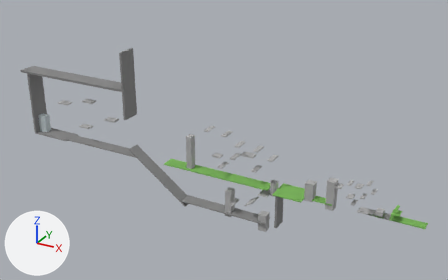
The OBJ model teamD/data/stage/stage.obj, before and after one commit.
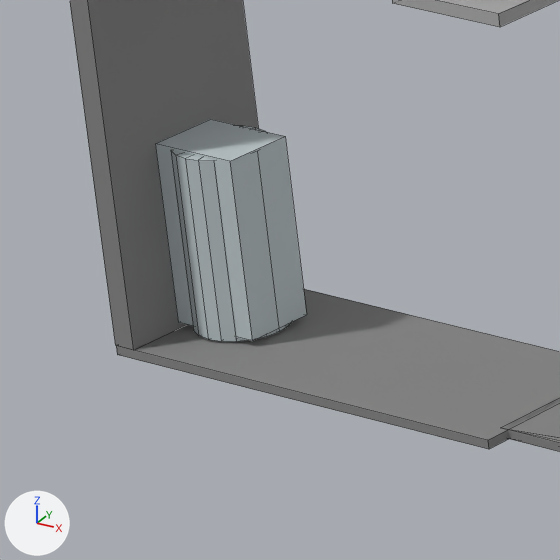
Each version is shown whole from a 50 mm camera at (1691.0, -10150.0, 5869.0) aimed at (-4030.0, 252.0, 668.0), then close up on the part from 6% to 16% of the width and 37% to 54% of the height. Arrows for +X, +Y and +Z are at lower left; the lights stay in place. The close-ups show mesh edges as thin lines. Where no turn or scale is listed for an object, it has been applied to the vertices. Vertices at the same position are counted once.

The older version as bpy lines, for what is in view:
```python
me_stage = bpy.data.meshes.new('stage')
me_stage.from_pydata(...)  # 756 vertices, 696 faces; spans x -9210.0..250.0, y -267.0..267.0, z -1028.0..2348.0
# faces by material slot: [60, 492, 78, 66]
me_stage.materials.append(mat_mat1)  # green #78b457
me_stage.materials.append(mat_mat2)  # grey #afafaf
me_stage.materials.append(mat_mat3)  # grey #878787
me_stage.materials.append(mat_mat4)  # light grey #c2cdd0
ob_stage = bpy.data.objects.new('stage', me_stage)
ob_stage.location = (0.0, 0.0, 0.0)
```
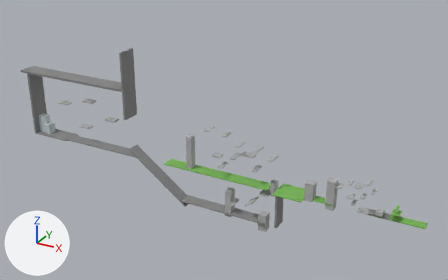
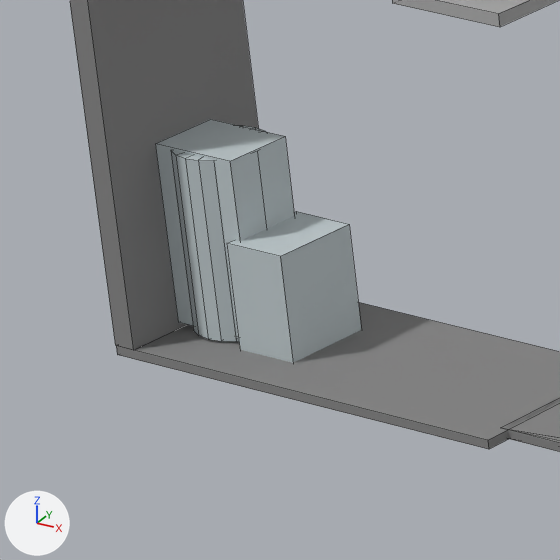
Changed parts and their boxes [x1, y1, x2, y2] in the close-ups (560 x 560 px):
part 1 of me_stage, added
    after: [227, 211, 361, 363]

The change, as a diff of the scene's bpy script:
```diff
--- a/teamD/data/stage/stage.obj.py
+++ b/teamD/data/stage/stage.obj.py
@@ me_stage @@
 me_stage.from_pydata(...)  # 756 vertices, 696 faces; spans x -9210.0..250.0, y -267.0..267.0, z -1028.0..2348.0
 # used by ob_stage; location = (0.0, 0.0, 0.0)
+# me_stage part 1: a new loose piece, a box spanning x -8763.0..-8619.0, y -100.0..100.0, z -33.0..225.0, in mat_mat4 (light grey #c2cdd0)
 me_stage.materials.append(mat_mat1)
```
